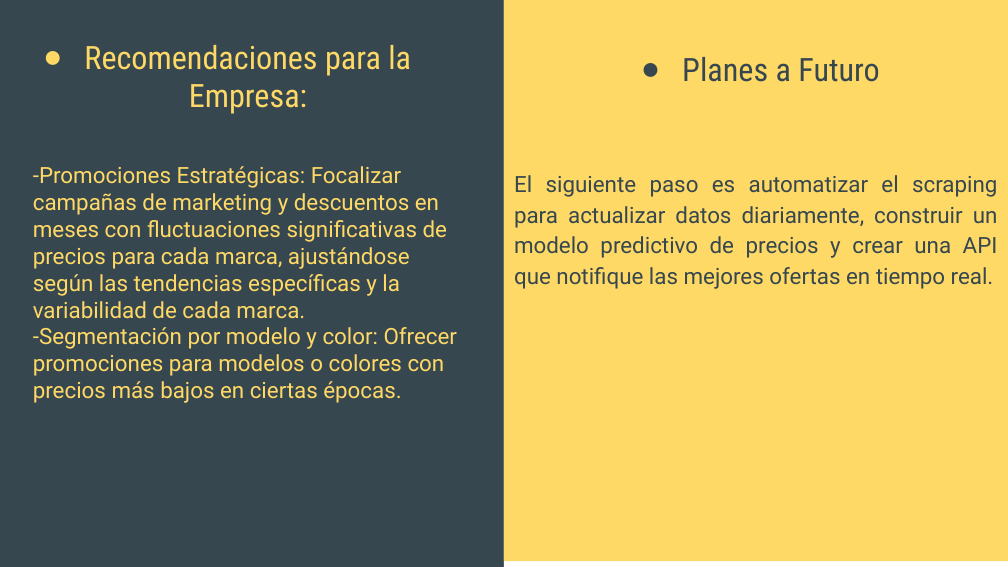
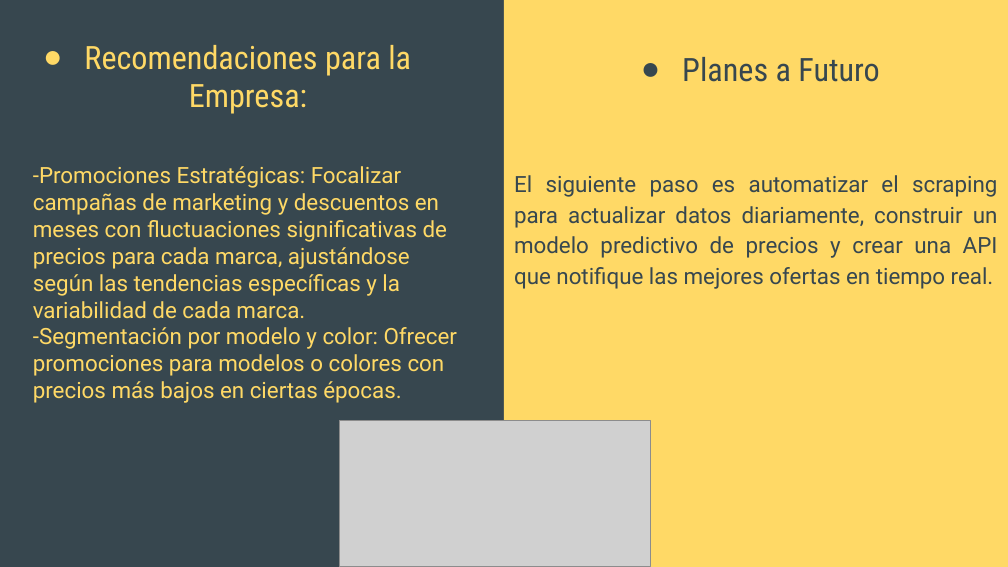
Before and after one commit to estcr/lab-3er-semana, a slide deck: slide 10 of Presentación zapatillas Crossfit.pptx. Drawn at 1008x567 pixels with LibreOffice and Linux fonts; fonts in the diff are those of the drawing; grey boxes stand for pictures. Boxes give left, top, right and bottom in pixels: in the first picture for what was removed or moved away, otherwise in the second. Text is boxed around its words. In the diff, an @@ line names an element or a change of style, - is before the commit and + after.

Commit message:
Presentacion final

```diff
--- a/Presentación zapatillas Crossfit.pptx
+++ b/Presentación zapatillas Crossfit.pptx
@@ text "El siguiente paso es automatizar ...": place and size @@
-text "El siguiente paso es automatizar ..." at (504,0,1008,561)
+text "El siguiente paso es automatizar ..." at (504,0,1008,566)
@@ rectangle removed at (504,0,1008,566) @@
@@ picture added at (340,421,650,567) @@
```
Also in this commit, not shown: 4 other slides changed.
